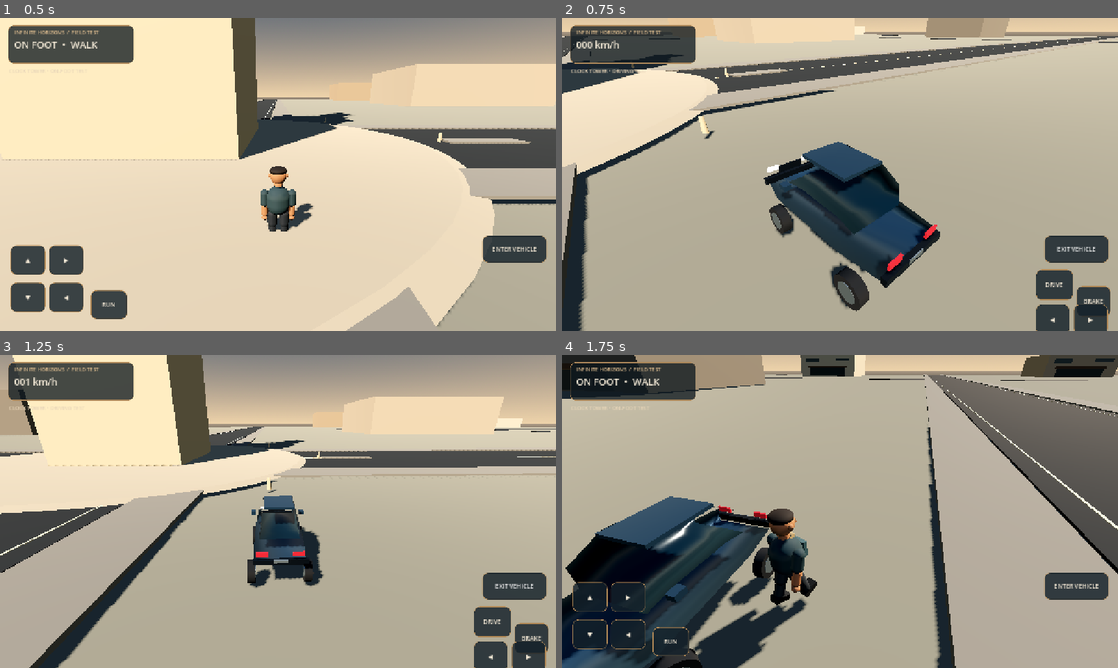
Above: before the commit, frames 1-4 (two rows, left to right).
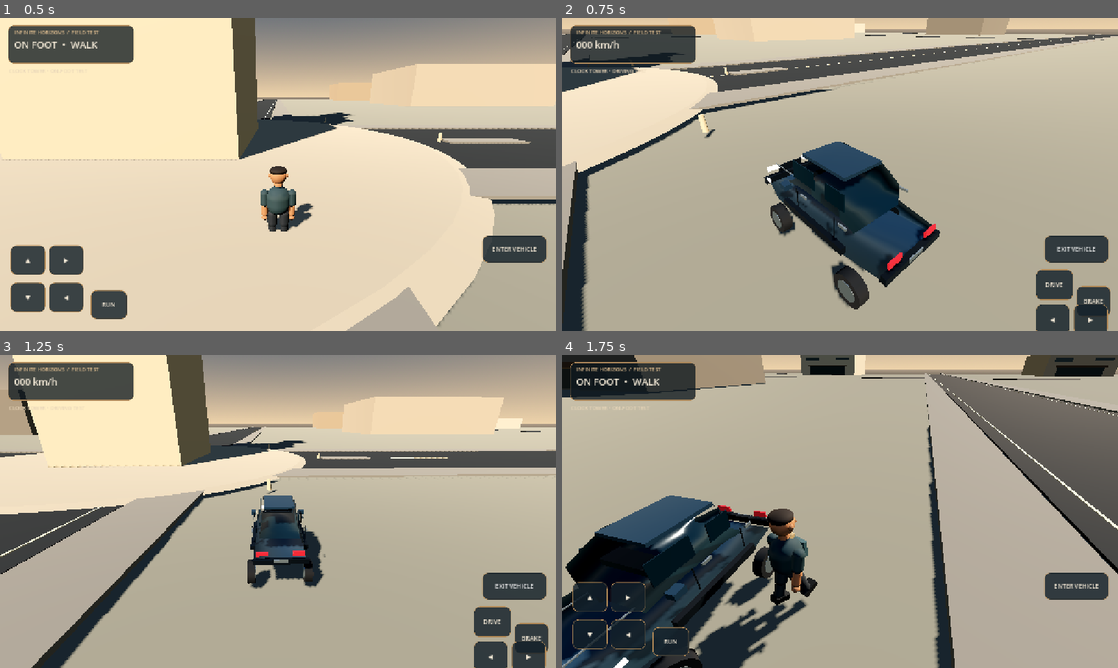
Above: after the commit, the same moments.

Repository: strideproject77-lgtm/Hill-Climb
Game: Godot game, scene res://scenes/main.tscn
Same seed, same stepped clock (60 frames per second), same inputs: the game is played once before the commit and once after it.
Inputs (mouse positions are in pixels of both pictures, inside the frame that each line leads up to):
- Up to frame 1 (0.5 s): no input
- Up to frame 2 (0.75 s): click "ENTER VEHICLE" at 0.5 s
- Up to frame 3 (1.25 s): no input
- Up to frame 4 (1.75 s): tap Enter at 1.25 s; move the mouse to (962, 495) at 1.27 s; hold Right from 1.28 s (still down); tap E at 1.35 s; click (962, 495) at 1.42 s

Frame 1 is identical in both runs. In frame 2, 5.5% of the frame differs, in the area x 0-100%, y 0-100%; in frame 3, 2.3%; in frame 4, 5.0%.

Commit message:
Improve sedan handling and exterior detail

Diff:
--- a/game/scripts/vehicle_controller.gd
+++ b/game/scripts/vehicle_controller.gd
@@ -1,10 +1,10 @@
 extends VehicleBody3D
 class_name StrideVehicle
 
-const ENGINE_POWER := 68.0
-const BRAKE_POWER := 42.0
+const ENGINE_POWER := 1150.0
+const BRAKE_POWER := 105.0
 const MAX_STEER := 0.48
-const STEER_RESPONSE := 2.8
+const STEER_RESPONSE := 4.2
 
 var throttle_input := 0.0
 var brake_input := 0.0
@@ -101,6 +101,18 @@
 	_add_box("RightMirror", Vector3(0.18,0.12,0.22), Vector3(0.92,0.72,-0.78), paint)
 	_add_box("FrontPlate", Vector3(0.42,0.10,0.025), Vector3(0,0.20,-2.19), chrome)
 	_add_box("RearPlate", Vector3(0.42,0.10,0.025), Vector3(0,0.23,2.04), chrome)
+	for side in [-1.0, 1.0]:
+		_add_box("FrontDoorGlass", Vector3(0.018,0.43,0.78), Vector3(side * 0.635,1.02,-0.48), glass)
+		_add_box("RearDoorGlass", Vector3(0.018,0.40,0.55), Vector3(side * 0.635,1.00,0.55), glass)
+		_add_box("FrontDoorSeam", Vector3(0.018,0.48,0.018), Vector3(side * 0.875,0.59,-0.40), trim)
+		_add_box("RearDoorSeam", Vector3(0.018,0.48,0.018), Vector3(side * 0.875,0.58,0.82), trim)
+		_add_box("FrontDoorHandle", Vector3(0.035,0.055,0.22), Vector3(side * 0.89,0.76,-0.12), chrome)
+		_add_box("RearDoorHandle", Vector3(0.035,0.055,0.20), Vector3(side * 0.88,0.75,1.05), chrome)
+		_add_box("SideSkirt", Vector3(0.12,0.16,2.05), Vector3(side * 0.87,0.16,0.05), trim)
+		_add_box("FrontIndicator", Vector3(0.035,0.075,0.18), Vector3(side * 0.89,0.40,-1.72), lamps)
+	_add_box("HoodCreaseLeft", Vector3(0.025,0.018,0.92), Vector3(-0.48,0.615,-1.58), chrome)
+	_add_box("HoodCreaseRight", Vector3(0.025,0.018,0.92), Vector3(0.48,0.615,-1.58), chrome)
+	_add_box("Dashboard", Vector3(1.02,0.13,0.32), Vector3(0,0.94,-0.62), trim)
 
 func _add_hull(stations: Array, material: Material, node_name: String) -> void:
 	var surface := SurfaceTool.new()
@@ -154,10 +166,10 @@
 	wheel.wheel_radius = 0.37
 	wheel.wheel_rest_length = 0.19
 	wheel.suspension_travel = 0.22
-	wheel.suspension_stiffness = 31.0
-	wheel.damping_compression = 0.42
-	wheel.damping_relaxation = 0.52
-	wheel.wheel_friction_slip = 2.0
+	wheel.suspension_stiffness = 38.0
+	wheel.damping_compression = 0.58
+	wheel.damping_relaxation = 0.72
+	wheel.wheel_friction_slip = 3.1
 	wheel.wheel_roll_influence = 0.12
 	wheel.suspension_max_force = 6000.0
 	add_child(wheel)
